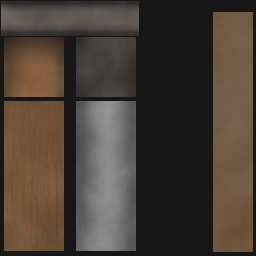
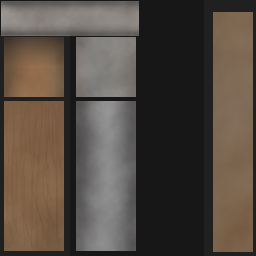
Before/after of a 256 × 256 layered artwork. What changed in the layer stack:
renamed "wood#2" to "wood_light", showed it, opacity 100% → 20%, blend normal → soft light, painted on it over [0, 0, 256, 256]
removed layer "pipedark#1" (was soft light) over [76, 37, 136, 97]
removed layer "axis-Kopie" (was soft light) over [1, 1, 139, 36]
